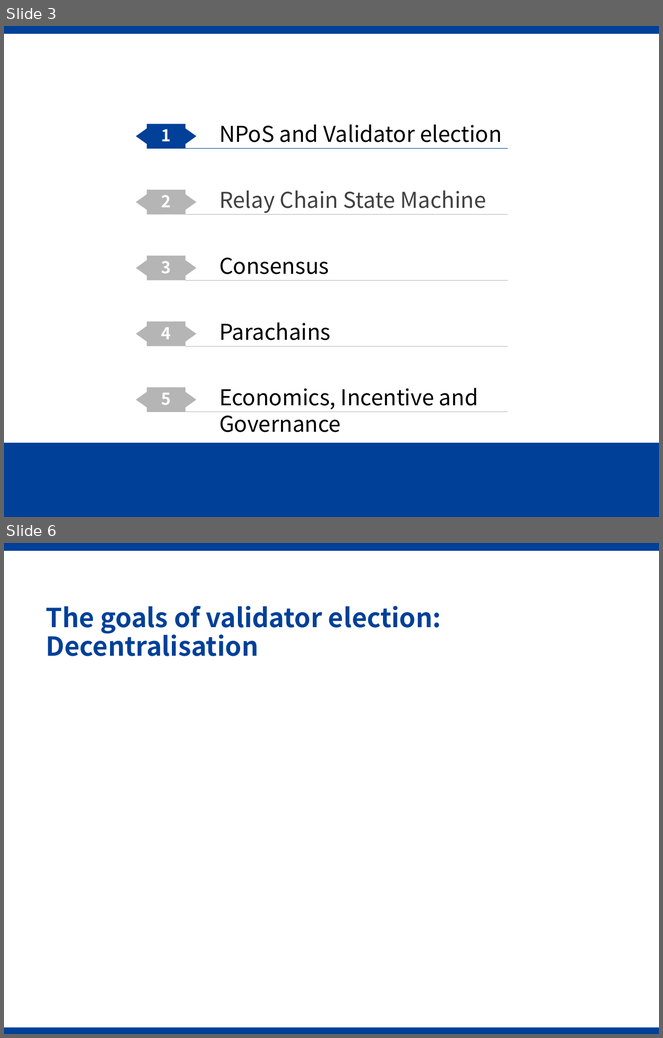
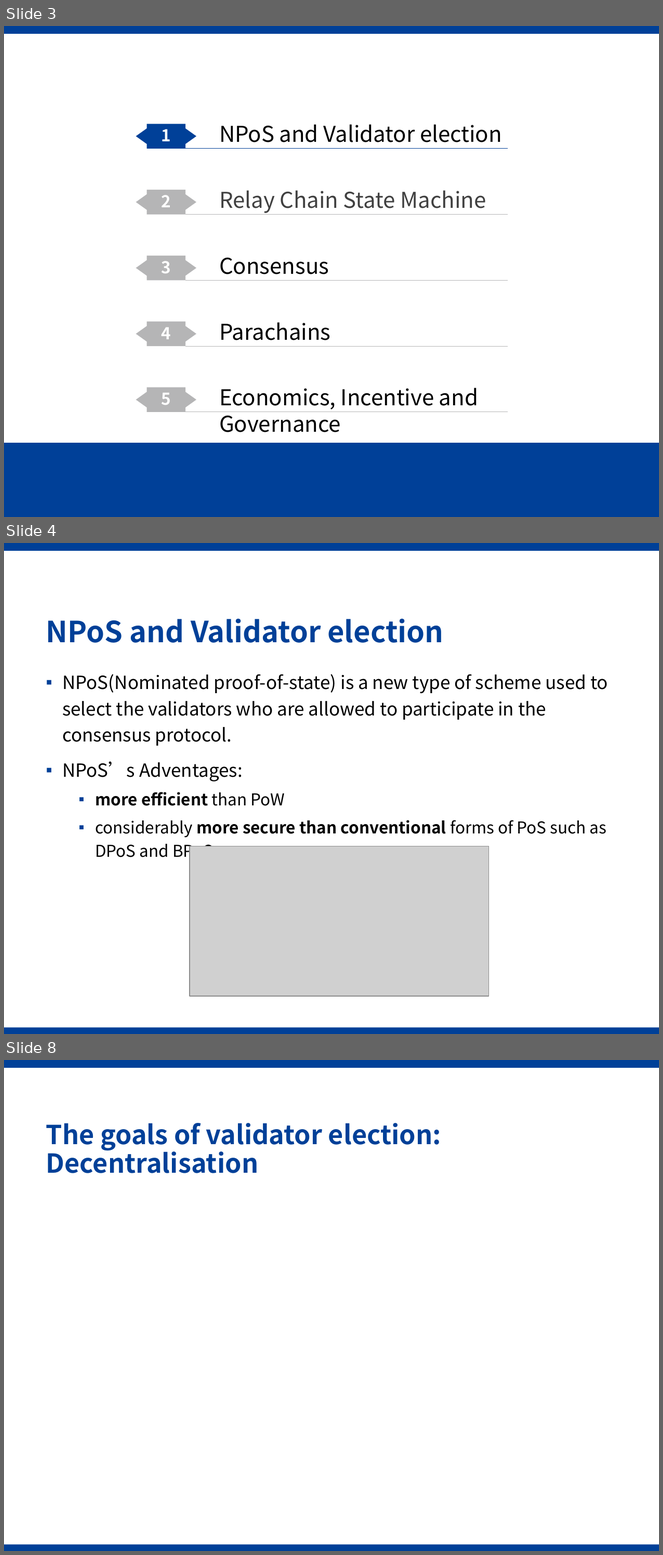
Before and after one commit to Voidkai/Polkadot, a slide deck: PPT/Polkadot-PPT.pptx. Shown one above the other, each under a label of ours: slides 3 and 6 before the commit, slides 3, 4 and 8 after it; the slides between them are not shown. The pictures are 663x1038 and 663x1555 pixels, drawn with LibreOffice and Linux fonts; fonts in the diff are those of the drawing; grey boxes stand for pictures; background and template pictures are left out. Boxes give left, top, right and bottom in pixels: in the first picture for what was removed or moved away, otherwise in the second. Text is boxed around its words. In the diff, an @@ line names an element or a change of style, - is before the commit and + after.

```diff
--- a/PPT/Polkadot-PPT.pptx
+++ b/PPT/Polkadot-PPT.pptx
@@ slide 4 added at (4,543,659,1034), background #FFFFFF; not listed: 2 template elements that a slide beside it also shows @@
@@ title added at (46,618,443,643), 32 pt, text #004098, bold @@
+NPoS and Validator election
@@ text added at (62,674,608,862), 20 pt, text #000000 @@
+▪ NPoS(Nominated proof-of-state) is a new type of scheme used to select the validators who are allowed to participate in the consensus protocol.
+▪ NPoS’s Adventages:
+  ▪ more efficient than PoW
+  ▪ considerably more secure than conventional forms of PoS such as DPoS and BPoS.
@@ picture added at (190,846,489,996) @@
@@ what was slide 6 is now slide 8 @@
```
Also in this commit, not shown: 2 slides changed, 3 other slides added, 1 other file.
